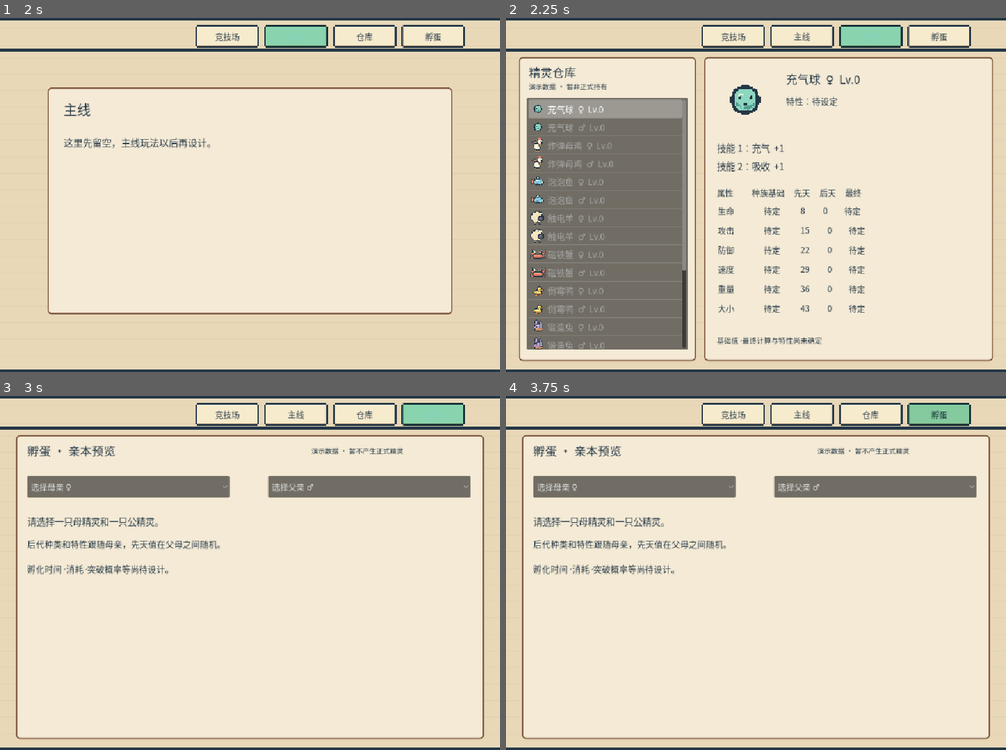
Above: before the commit, frames 1-4 (two rows, left to right).
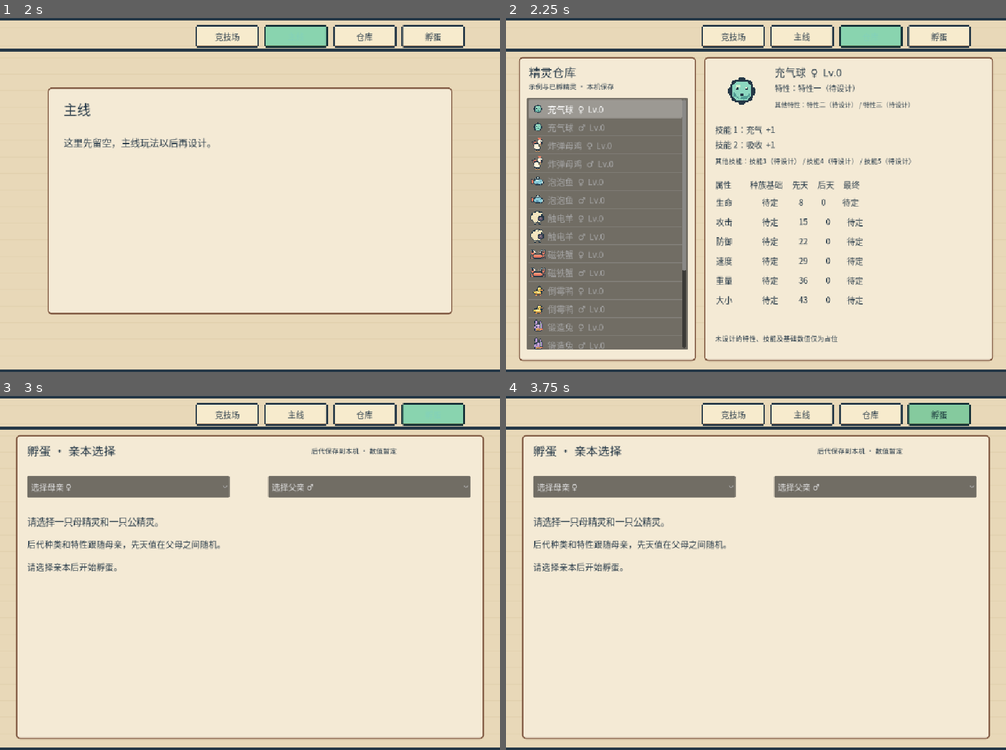
Above: after the commit, the same moments.

Repository: Gankkiii/balls
Game: Godot game, scene res://scenes/main.tscn
Same seed, same stepped clock (60 frames per second), same inputs: the game is played once before the commit and once after it.
Inputs (mouse positions are in pixels of both pictures, inside the frame that each line leads up to):
- Up to frame 1 (2 s): click "竞技场" at 0.5 s; click "主线" at 1.25 s
- Up to frame 2 (2.25 s): click "仓库" at 2 s
- Up to frame 3 (3 s): click "孵蛋" at 2.75 s
- Up to frame 4 (3.75 s): click (831, 728) at 3.52 s

Frame 1 is identical in both runs. In frame 2, 5.3% of the frame differs, in the area x 4-82%, y 13-93%; in frame 3, 0.8%; in frame 4, 0.8%.

Commit message:
Add local hatching and show species options

Diff:
--- a/scripts/game_pages.gd
+++ b/scripts/game_pages.gd
@@ -1,8 +1,10 @@
 extends CanvasLayer
-## Navigation and prototype collection/breeding pages. Sample creatures only.
+## Navigation, sample collection, and locally saved hatchlings.
 const NAMES := ["充气球", "炸弹母鸡", "泡泡鱼", "触电羊", "磁铁蟹", "倒霉鸭", "锻造兔", "仙人掌", "脱壳乌龟", "乌鸦"]
 const IDS := ["puffer", "chicken", "bubble_fish", "electric_sheep", "magnet_crab", "duck", "rabbit", "cactus", "shell_turtle", "crow"]
 const SKILLS := [["充气", "吸收"], ["乱跑", "大炸弹"], ["吸附泡泡", "八方泡泡"], ["转向墙壁", "放置羊毛"], ["磁力墙", "铁钉弹射"], ["调整雷表", "避雷针"], ["现场锻造", "淬火"], ["撒刺", "换地方生长"], ["躲进壳中", "旋转龟壳"], ["交换位置", "储存羽毛"]]
+const TRAITS := ["特性一（待设计）", "特性二（待设计）", "特性三（待设计）"]
+const SAVE_PATH := "user://balls_hatchlings_v1.jsonl"
 const STATS := ["生命", "攻击", "防御", "速度", "重量", "大小"]
 var game: Control
 var page := 0
@@ -11,6 +13,8 @@
 var mother := -1
 var father := -1
 var tie_choice := 0
+var rng := RandomNumberGenerator.new()
+var hatch_notice := ""
 var root: Control
 var body: Control
 var detail: Control
@@ -21,7 +25,9 @@
 func _ready() -> void:
 	layer = 10
 	font = load("res://assets/arena-ui.otf")
+	rng.randomize()
 	make_samples()
+	load_hatchlings()
 	root = Control.new()
 	root.set_anchors_and_offsets_preset(Control.PRESET_FULL_RECT)
 	root.mouse_filter = Control.MOUSE_FILTER_IGNORE
@@ -49,7 +55,7 @@
 			var values: Array = []
 			for k in 6:
 				values.append(8 + ((i * 13 + sex * 19 + k * 7) % 43))
-			samples.append({"species": i, "sex": sex, "level": 0, "trait": "待设定", "innate": values, "training": [0,0,0,0,0,0], "ranks": [1 + (i + sex) % 5, 1 + (i * 2 + sex) % 5]})
+			samples.append({"species": i, "sex": sex, "level": 0, "trait": TRAITS[0], "skills": [0,1], "innate": values, "training": [0,0,0,0,0,0], "ranks": [1 + (i + sex) % 5, 1 + (i * 2 + sex) % 5]})
 
 func style_button(b: Button) -> void:
 	b.add_theme_font_override("font", font)
@@ -130,7 +136,7 @@
 	parent.add_child(image)
 
 func creature_title(c: Dictionary) -> String:
-	return "%s  %s  Lv.%d" % [NAMES[c.species], "♀" if c.sex == 0 else "♂", c.level]
+	return "%s  %s  Lv.%d%s" % [NAMES[c.species], "♀" if c.sex == 0 else "♂", c.level, ("  #%d" % c.number) if c.has("number") else ""]
 
 func build_story() -> void:
 	background()
@@ -142,7 +148,7 @@
 	background()
 	var left := panel(Vector2(28, 18), Vector2(390, 670))
 	text_label(left, "精灵仓库", Vector2(22, 13), Vector2(250, 35), 26)
-	text_label(left, "演示数据 · 暂非正式持有", Vector2(22, 53), Vector2(340, 30), 15)
+	text_label(left, "示例与已孵精灵 · 本机保存", Vector2(22, 53), Vector2(340, 30), 15)
 	list = ItemList.new()
 	list.position = Vector2(18, 90); list.size = Vector2(354, 555)
 	list.add_theme_font_override("font", font); list.add_theme_font_size_override("font_size", 19)
@@ -158,24 +164,36 @@
 	selected = index
 	show_detail()
 
+func skill_name(species: int, slot: int) -> String:
+	if slot < 2: return SKILLS[species][slot]
+	return "技能%d（待设计）" % (slot + 1)
+
 func show_detail() -> void:
 	clear_node(detail)
 	var c: Dictionary = samples[selected]
-	portrait(detail, c.species, Vector2(24, 28), Vector2(130, 130))
-	text_label(detail, creature_title(c), Vector2(180, 30), Vector2(420, 40), 25)
-	text_label(detail, "特性：" + c.trait, Vector2(180, 82), Vector2(400, 32), 19)
-	text_label(detail, "技能 1：%s  +%d" % [SKILLS[c.species][0], c.ranks[0]], Vector2(28, 185), Vector2(500, 33), 20)
-	text_label(detail, "技能 2：%s  +%d" % [SKILLS[c.species][1], c.ranks[1]], Vector2(28, 225), Vector2(500, 33), 20)
-	text_label(detail, "属性          种族基础     先天     后天     最终", Vector2(28, 285), Vector2(570, 30), 18)
+	portrait(detail, c.species, Vector2(24, 16), Vector2(115, 115))
+	text_label(detail, creature_title(c), Vector2(155, 16), Vector2(450, 40), 23)
+	text_label(detail, "特性：" + c.trait, Vector2(155, 56), Vector2(460, 30), 17)
+	var other_traits: Array[String] = []
+	for trait_name in TRAITS:
+		if trait_name != c.trait: other_traits.append(trait_name)
+	text_label(detail, "其他特性：" + " / ".join(other_traits), Vector2(155, 94), Vector2(465, 28), 14)
+	text_label(detail, "技能 1：%s  +%d" % [skill_name(c.species, c.skills[0]), c.ranks[0]], Vector2(24, 146), Vector2(570, 30), 18)
+	text_label(detail, "技能 2：%s  +%d" % [skill_name(c.species, c.skills[1]), c.ranks[1]], Vector2(24, 179), Vector2(570, 30), 18)
+	var other_skills: Array[String] = []
+	for slot in 5:
+		if slot not in c.skills: other_skills.append(skill_name(c.species, slot))
+	text_label(detail, "其他技能：" + " / ".join(other_skills), Vector2(24, 217), Vector2(590, 30), 15)
+	text_label(detail, "属性          种族基础     先天     后天     最终", Vector2(24, 267), Vector2(570, 30), 18)
 	for i in 6:
-		text_label(detail, "%s                待定           %d          %d         待定" % [STATS[i], c.innate[i], c.training[i]], Vector2(30, 325 + i * 43), Vector2(570, 35), 18)
-	text_label(detail, "基础值、最终计算与特性尚未确定", Vector2(28, 607), Vector2(550, 30), 16)
+		text_label(detail, "%s                待定           %d          %d         待定" % [STATS[i], c.innate[i], c.training[i]], Vector2(26, 306 + i * 43), Vector2(570, 35), 18)
+	text_label(detail, "未设计的特性、技能及基础数值仅为占位", Vector2(24, 608), Vector2(580, 30), 15)
 
 func build_breeding() -> void:
 	background()
 	var p := panel(Vector2(35, 18), Vector2(1030, 670))
-	text_label(p, "孵蛋 · 亲本预览", Vector2(25, 14), Vector2(500, 40), 26)
-	text_label(p, "演示数据 · 暂不产生正式精灵", Vector2(650, 23), Vector2(340, 28), 15)
+	text_label(p, "孵蛋 · 亲本选择", Vector2(25, 14), Vector2(500, 40), 26)
+	text_label(p, "后代保存到本机 · 数值暂定", Vector2(650, 23), Vector2(340, 28), 15)
 	var m := OptionButton.new(); var f := OptionButton.new()
 	m.position = Vector2(25, 90); m.size = Vector2(445, 48)
 	f.position = Vector2(555, 90); f.size = Vector2(445, 48)
@@ -202,27 +220,114 @@
 	if mother < 0 or father < 0:
 		text_label(detail, "请选择一只母精灵和一只公精灵。", Vector2(0, 15), Vector2(900, 40), 20)
 		text_label(detail, "后代种类和特性跟随母亲，先天值在父母之间随机。", Vector2(0, 65), Vector2(950, 40), 19)
-		text_label(detail, "孵化时间、消耗、突破概率等尚待设计。", Vector2(0, 115), Vector2(900, 40), 19)
+		text_label(detail, "请选择亲本后开始孵蛋。", Vector2(0, 115), Vector2(900, 40), 19)
 		return
 	var mom: Dictionary = samples[mother]; var dad: Dictionary = samples[father]
 	var ranks: Array = mom.ranks
 	var highest := maxi(ranks[0], ranks[1])
-	var skill: String = SKILLS[mom.species][0] if ranks[0] > ranks[1] else SKILLS[mom.species][1]
-	if ranks[0] == ranks[1]: skill = SKILLS[mom.species][tie_choice]
-	text_label(detail, "后代：%s    特性：跟随母亲（待设定）    初始等级：0" % NAMES[mom.species], Vector2(0, 0), Vector2(960, 38), 20)
+	var skill: String = skill_name(mom.species, mom.skills[0]) if ranks[0] > ranks[1] else skill_name(mom.species, mom.skills[1])
+	if ranks[0] == ranks[1]: skill = skill_name(mom.species, mom.skills[tie_choice])
+	text_label(detail, "后代：%s    特性：跟随母亲    初始等级：0" % NAMES[mom.species], Vector2(0, 0), Vector2(960, 38), 20)
 	text_label(detail, "技能 1：%s  （母亲最高 +%d）" % [skill, highest], Vector2(0, 47), Vector2(960, 35), 19)
 	if ranks[0] == ranks[1]:
 		var choice := OptionButton.new()
 		choice.position = Vector2(610, 43); choice.size = Vector2(310, 38)
 		choice.add_theme_font_override("font", font); choice.add_theme_font_size_override("font_size", 16)
-		choice.add_item(SKILLS[mom.species][0]); choice.add_item(SKILLS[mom.species][1]); choice.select(tie_choice)
+		choice.add_item(skill_name(mom.species, mom.skills[0])); choice.add_item(skill_name(mom.species, mom.skills[1])); choice.select(tie_choice)
 		choice.item_selected.connect(func(i: int): tie_choice = i; refresh_breeding_preview())
 		detail.add_child(choice)
-	text_label(detail, "等级：父母各自最高技能等级之间随机，有机会向上突破（概率待定）", Vector2(0, 83), Vector2(970, 35), 17)
+	text_label(detail, "等级：父母最高等级之间随机；1% 概率超过父母较高值一级（临时）", Vector2(0, 83), Vector2(970, 35), 17)
 	text_label(detail, "技能 2：从母亲种族其余技能随机，不与技能 1 相同；+1～+9 递减概率", Vector2(0, 119), Vector2(970, 35), 17)
 	text_label(detail, "先天值范围（含两端）：", Vector2(0, 170), Vector2(500, 30), 19)
 	for i in 6:
 		var lo := mini(mom.innate[i], dad.innate[i]); var hi := maxi(mom.innate[i], dad.innate[i])
 		text_label(detail, "%s  %d～%d" % [STATS[i], lo, hi], Vector2((i % 3) * 280, 212 + int(i / 3) * 40), Vector2(260, 30), 18)
-	text_label(detail, "出生后天值为 0；孵化时间、消耗和突破概率尚未确定。", Vector2(0, 315), Vector2(970, 35), 18)
-	text_label(detail, "当前仅预览规则，不会生成或保存精灵。", Vector2(0, 360), Vector2(950, 35), 18)
+	text_label(detail, "后天值为 0；立即孵化。技能等级概率为临时方案。", Vector2(0, 315), Vector2(970, 35), 18)
+	var hatch := button(detail, "孵蛋", Vector2(0, 360), Vector2(160, 50))
+	hatch.pressed.connect(hatch_creature)
+	text_label(detail, hatch_notice if not hatch_notice.is_empty() else "孵蛋后保存到本机", Vector2(180, 365), Vector2(770, 40), 17)
+
+
+func random_skill_rank() -> int:
+	# Temporary, strictly decreasing weights 9:8:...:1 for +1 ... +9.
+	var ticket := rng.randi_range(1, 45)
+	for rank in range(1, 10):
+		ticket -= 10 - rank
+		if ticket <= 0: return rank
+	return 9
+
+func hatch_creature() -> void:
+	if mother < 0 or father < 0: return
+	var mom: Dictionary = samples[mother]; var dad: Dictionary = samples[father]
+	if mom.sex != 0 or dad.sex != 1: return
+	var own_slot: int = 0 if mom.ranks[0] > mom.ranks[1] else 1
+	if mom.ranks[0] == mom.ranks[1]: own_slot = tie_choice
+	var first: int = mom.skills[own_slot]
+	var candidates: Array[int] = []
+	for index in 5:
+		if index != first: candidates.append(index)
+	var second: int = candidates[rng.randi_range(0, candidates.size() - 1)]
+	var mom_best := maxi(mom.ranks[0], mom.ranks[1])
+	var dad_best := maxi(dad.ranks[0], dad.ranks[1])
+	var rank_one := rng.randi_range(mini(mom_best, dad_best), maxi(mom_best, dad_best))
+	if maxi(mom_best, dad_best) < 10 and rng.randf() < 0.01: rank_one = maxi(mom_best, dad_best) + 1
+	var inherited: Array = []
+	for i in 6:
+		inherited.append(rng.randi_range(mini(mom.innate[i], dad.innate[i]), maxi(mom.innate[i], dad.innate[i])))
+	var child := {"species": mom.species, "sex": rng.randi_range(0, 1), "level": 0, "trait": mom.trait, "skills": [first, second], "ranks": [rank_one, random_skill_rank()], "innate": inherited, "training": [0,0,0,0,0,0], "number": samples.size() + 1}
+	if not append_hatchling(child):
+		hatch_notice = "保存失败，请检查设备存储空间。"
+		refresh_breeding_preview()
+		return
+	samples.append(child)
+	selected = samples.size() - 1
+	hatch_notice = "已孵出：%s；可到仓库查看" % creature_title(child)
+	refresh_breeding_preview()
+
+func append_hatchling(child: Dictionary) -> bool:
+	var mode := FileAccess.READ_WRITE if FileAccess.file_exists(SAVE_PATH) else FileAccess.WRITE
+	var file := FileAccess.open(SAVE_PATH, mode)
+	if file == null: return false
+	file.seek_end()
+	file.store_line(JSON.stringify(child))
+	file.flush()
+	var ok := file.get_error() == OK
+	file.close()
+	return ok
+
+func load_hatchlings() -> void:
+	if not FileAccess.file_exists(SAVE_PATH): return
+	var file := FileAccess.open(SAVE_PATH, FileAccess.READ)
+	if file == null: return
+	while not file.eof_reached():
+		var line := file.get_line()
+		if line.is_empty(): continue
+		var value: Variant = JSON.parse_string(line)
+		if valid_hatchling(value):
+			for key in ["species", "sex", "level"]: value[key] = int(value[key])
+			if value.has("number"): value.number = int(value.number)
+			for key in ["skills", "ranks", "innate", "training"]:
+				for i in value[key].size(): value[key][i] = int(value[key][i])
+			samples.append(value)
+	file.close()
+
+func valid_hatchling(value: Variant) -> bool:
+	if not value is Dictionary: return false
+	for key in ["species", "sex", "level", "trait", "skills", "ranks", "innate", "training"]:
+		if not value.has(key): return false
+	if not (value.species is int or value.species is float) or not (value.sex is int or value.sex is float): return false
+	if int(value.species) < 0 or int(value.species) >= NAMES.size() or int(value.sex) not in [0, 1]: return false
+	if not value.trait is String: return false
+	for key in ["skills", "ranks", "innate", "training"]:
+		if not value[key] is Array: return false
+	if value.skills.size() != 2 or value.ranks.size() != 2 or value.innate.size() != 6 or value.training.size() != 6: return false
+	for slot in value.skills:
+		if not (slot is int or slot is float) or int(slot) < 0 or int(slot) >= 5: return false
+	if value.skills[0] == value.skills[1]: return false
+	for rank in value.ranks:
+		if not (rank is int or rank is float) or int(rank) < 1 or int(rank) > 10: return false
+	for stat in value.innate:
+		if not (stat is int or stat is float) or int(stat) < 1 or int(stat) > 50: return false
+	for stat in value.training:
+		if not (stat is int or stat is float) or int(stat) < 0 or int(stat) > 100: return false
+	return true
--- a/tests/page_cases.gd
+++ b/tests/page_cases.gd
@@ -44,7 +44,7 @@
 	ck(main.arena.simulation_time == time_before, "P09 combat remains frozen on another page")
 	pages.tabs[2].pressed.emit()
 	ck(pages.page == 2 and pages.list.item_count == pages.samples.size(), "P10 storage lists every sample individual")
-	ck(has_text(pages.body, "演示数据"), "P11 storage labels sample data")
+	ck(has_text(pages.body, "示例与已孵精灵"), "P11 storage labels sample data")
 	ck(pages.samples.size() == 20, "P12 sample roster count")
 	for i in pages.samples.size():
 		var c: Dictionary = pages.samples[i]
@@ -56,7 +56,7 @@
 	for field in ["特性", "技能 1", "技能 2", "种族基础", "先天", "后天", "最终", "生命", "攻击", "防御", "速度", "重量", "大小", "待定"]:
 		ck(has_text(pages.detail, field), "P17 storage detail field " + field)
 	pages.tabs[3].pressed.emit()
-	ck(pages.page == 3 and has_text(pages.body, "不产生正式精灵"), "P18 breeding prototype label")
+	ck(pages.page == 3 and has_text(pages.body, "后代保存到本机"), "P18 breeding prototype label")
 	ck(has_text(pages.detail, "请选择一只母精灵和一只公精灵"), "P19 missing parents guidance")
 	var selects: Array = []
 	options_in(pages.body, selects)
@@ -78,7 +78,7 @@
 			var lo := mini(mom.innate[i], dad.innate[i]); var hi := maxi(mom.innate[i], dad.innate[i])
 			ck(has_text(pages.detail, "%s  %d～%d" % [pages.STATS[i], lo, hi]), "P28 parental interval %d" % i)
 		ck(has_text(pages.detail, "不与技能 1 相同") and has_text(pages.detail, "+1～+9"), "P29 second skill rules")
-		ck(has_text(pages.detail, "不会生成或保存精灵"), "P30 preview does not claim actual hatching")
+		ck(has_text(pages.detail, "孵蛋后保存到本机"), "P30 hatching save notice shown")
 		m.select(0); m.item_selected.emit(0)
 		ck(pages.mother == -1 and has_text(pages.detail, "请选择"), "P30a clearing mother clears preview")
 		m.select(1); m.item_selected.emit(1)
Not shown, changed: tests/CHARACTER_CASES.md
